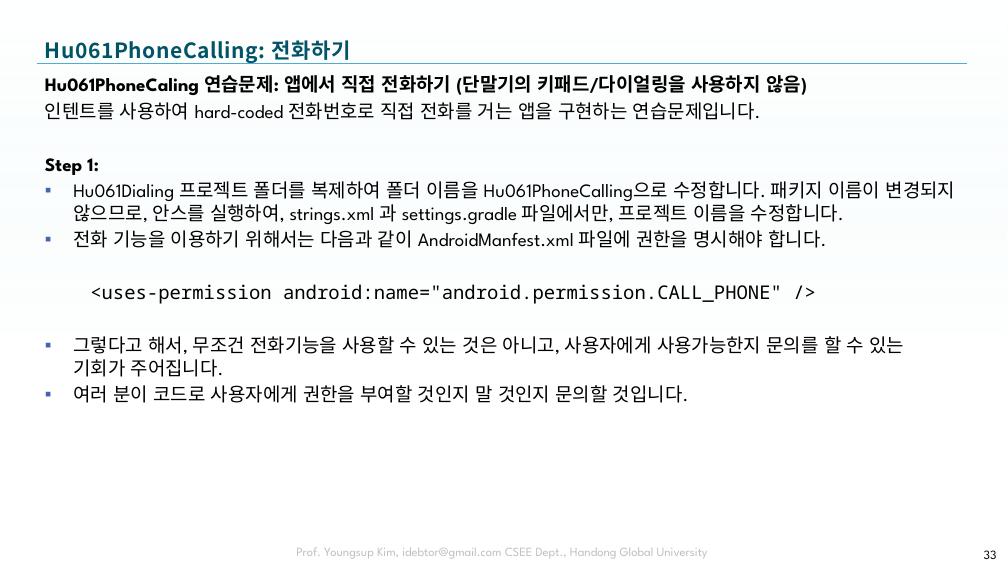
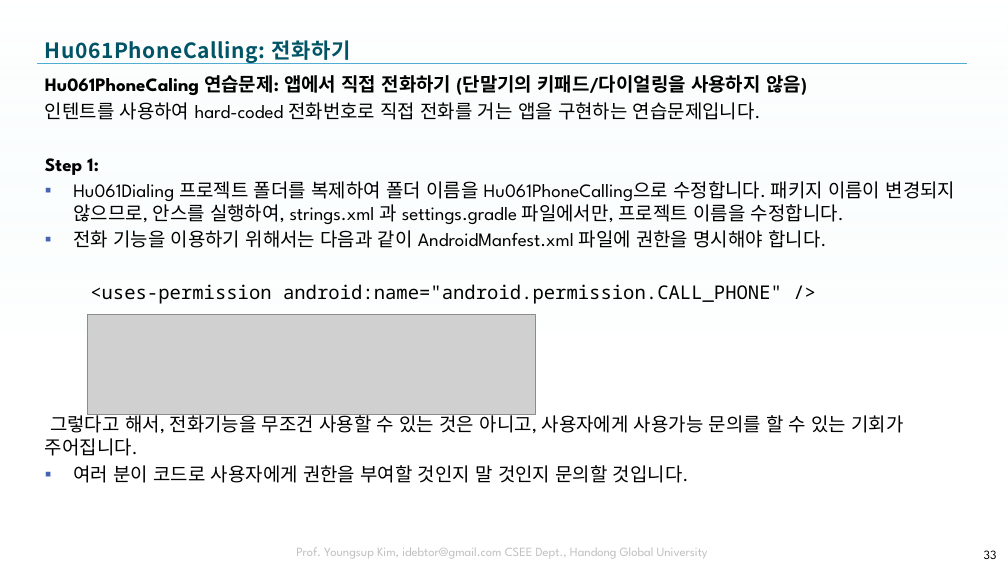
Before and after one commit to tae7841/HuStarAS, a slide deck: slide 33 of ppts/06Service.pptx. Drawn at 1008x567 pixels with LibreOffice and Linux fonts; fonts in the diff are those of the drawing; grey boxes stand for pictures; background and template pictures are left out. Boxes give left, top, right and bottom in pixels: in the first picture for what was removed or moved away, otherwise in the second. Text is boxed around its words. In the diff, an @@ line names an element or a change of style, - is before the commit and + after.

```diff
--- a/ppts/06Service.pptx
+++ b/ppts/06Service.pptx
@@ picture added at (87, 314, 535, 414) @@
@@ text at (45, 412, 904, 456): text changed @@
-▪ 그렇다고 해서, 무조건 전화기능을 사용할 수 있는 것은 아니고, 사용자에게 사용가능한지 문의를 할 수 있는 기회가 주어집니다.
+그렇다고 해서, 전화기능을 무조건 사용할 수 있는 것은 아니고, 사용자에게 사용가능 문의를 할 수 있는 기회가 주어집니다.
```
Also in this commit, not shown: 2 other slides changed.
